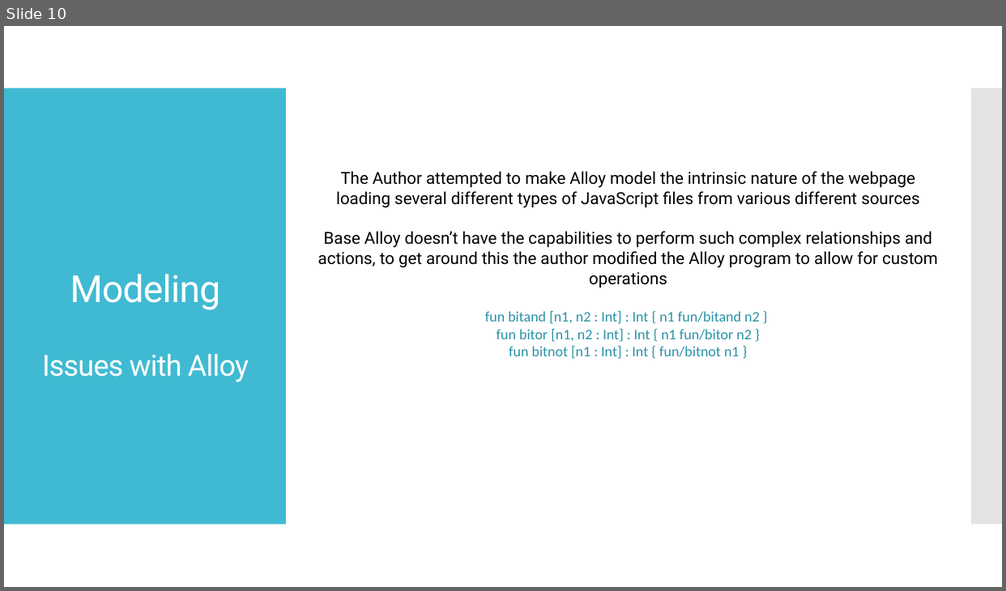
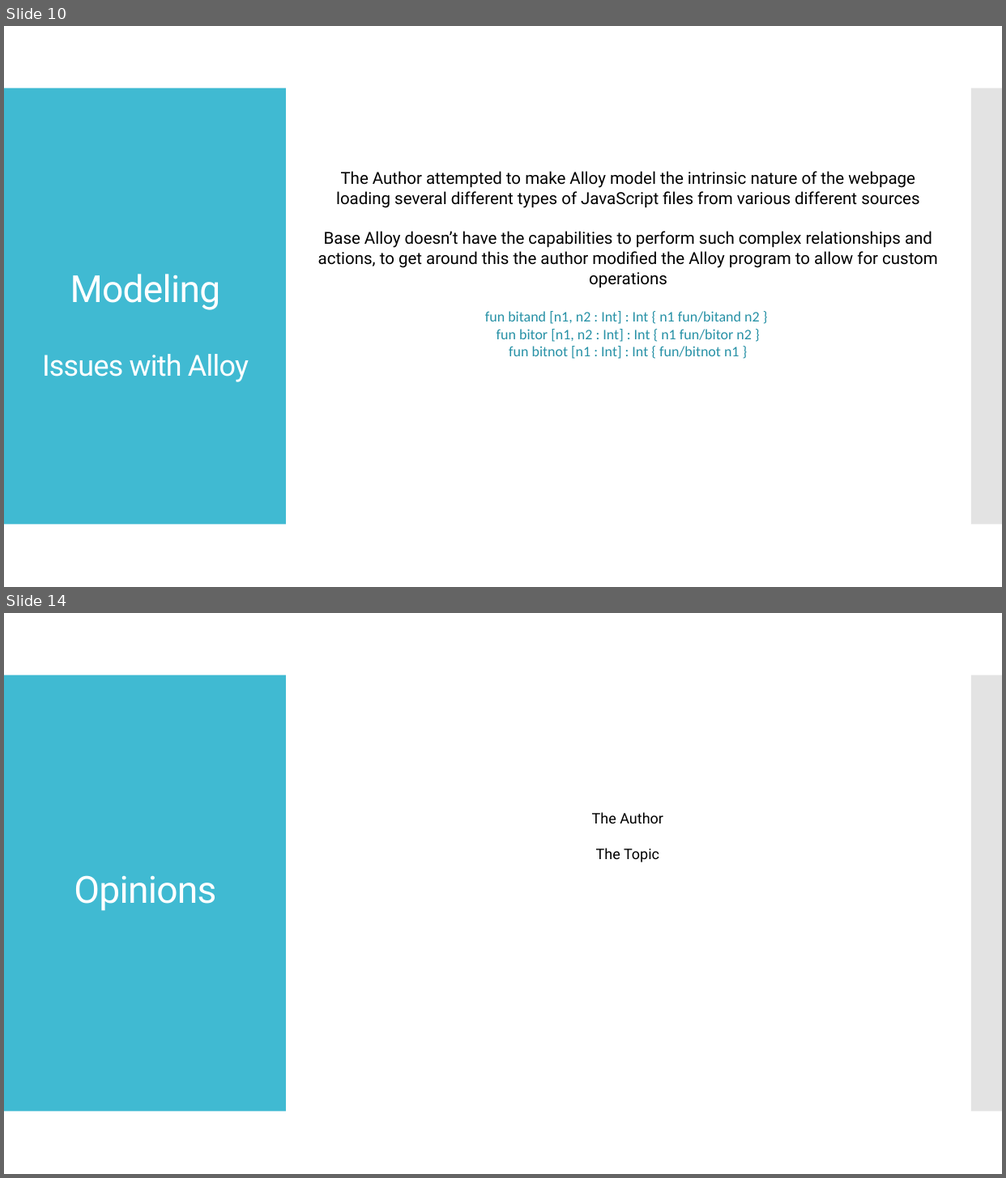
Before and after one commit to starkc1/Spring2019_Homework, a slide deck: SE-410/Stark_SE410_Presentation.pptx. Shown one above the other, each under a label of ours: slide 10 before the commit, slides 10 and 14 after it; the slides between them are not shown. The pictures are 1006x591 and 1006x1178 pixels, drawn with LibreOffice and Linux fonts; fonts in the diff are those of the drawing. Boxes give left, top, right and bottom in pixels: in the first picture for what was removed or moved away, otherwise in the second. Text is boxed around its words. In the diff, an @@ line names an element or a change of style, - is before the commit and + after.

```diff
--- a/SE-410/Stark_SE410_Presentation.pptx
+++ b/SE-410/Stark_SE410_Presentation.pptx
@@ slide 14 added at (4, 613, 1002, 1174), background #FFFFFF; not listed: 2 template elements that a slide beside it also shows @@
@@ text added at (592, 812, 663, 862), 14 pt, text #000000 @@
+The Author
+The Topic
@@ title added at (74, 875, 216, 911), 36 pt, text #FFFFFF @@
+Opinions
```
Also in this commit, not shown: 1 slide changed, 4 other slides added.
